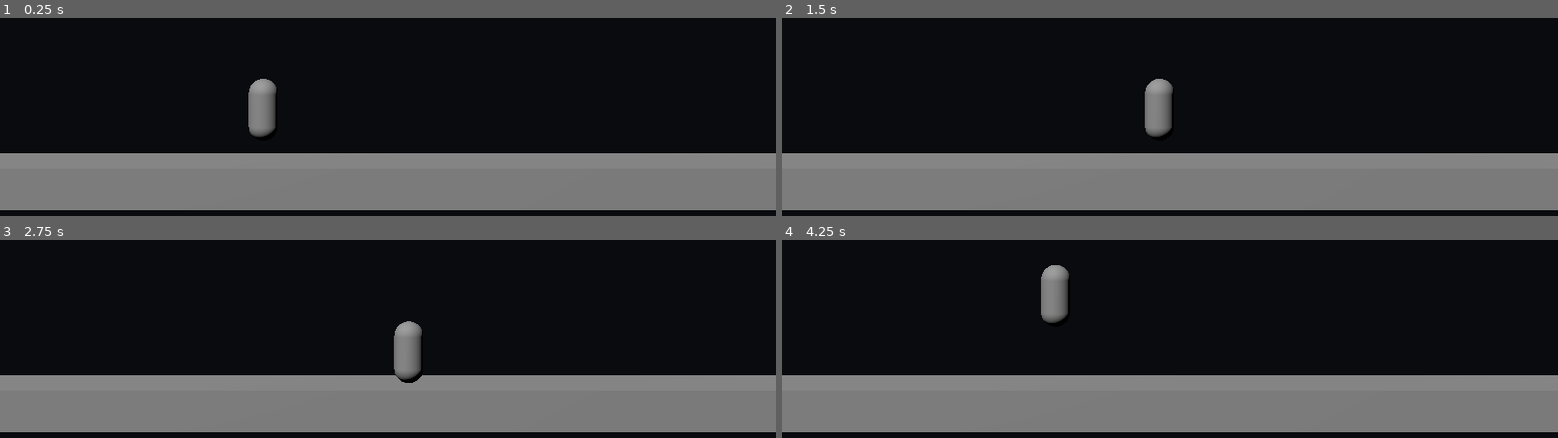
Above: before the commit, frames 1-4 (two rows, left to right).
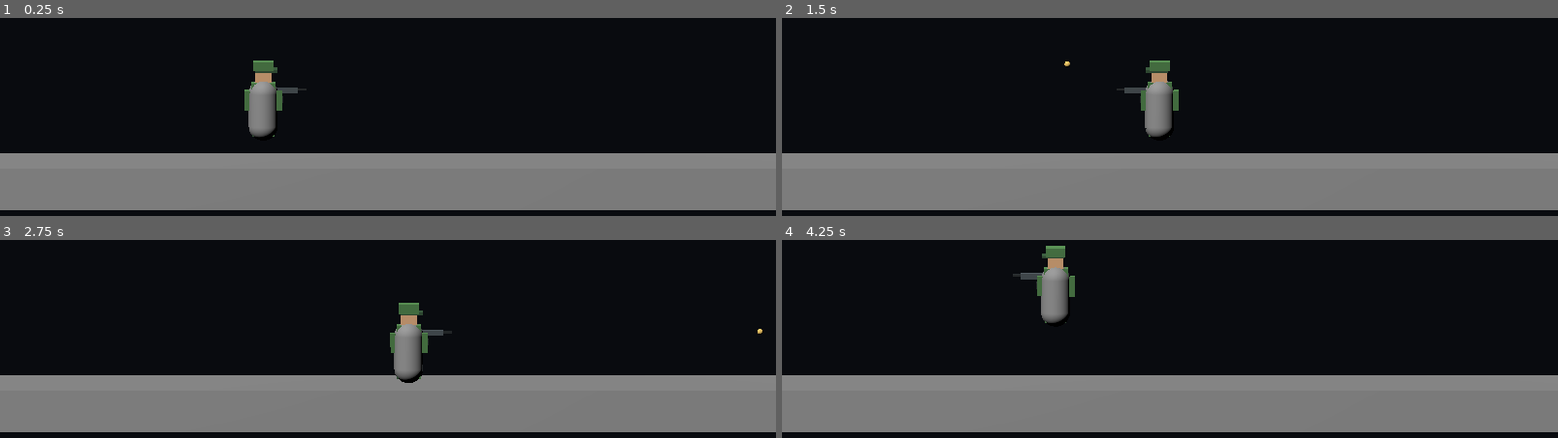
Above: after the commit, the same moments.

Repository: Nurullokhons/almost-hero-android
Game: Godot game, scene res://scenes/main.tscn
Two runs of this game, one before a commit and one after it. Both use one fixed random seed, a clock stepped at 60 frames per second and the inputs below.
Inputs (mouse positions are in pixels of both pictures, inside the frame that each line leads up to):
- Up to frame 1 (0.25 s): no input
- Up to frame 2 (1.5 s): move the mouse to (1340, 97) at 0.52 s; hold D 0.53-1.28 s; hold Ctrl 0.53-1.28 s; click (1340, 97) at 0.67 s; tap Space at 0.77 s; move the mouse to (1014, 140) at 1.27 s; hold A from 1.28 s (still down); tap Ctrl at 1.35 s; click (1014, 140) at 1.42 s
- Up to frame 3 (2.75 s): tap Space at 1.52 s; move the mouse to (465, 243) at 2.02 s; release A at 2.03 s; hold D from 2.03 s (still down); hold Ctrl from 2.03 s (still down); click (465, 243) at 2.17 s
- Up to frame 4 (4.25 s): move the mouse to (1131, 428) at 2.77 s; release D at 2.78 s; release Ctrl at 2.78 s; hold W 2.78-3.53 s; tap Ctrl at 2.85 s; click (1131, 428) at 2.92 s; tap Space at 3.02, 3.77 s; move the mouse to (1402, 406) at 3.52 s; hold A from 3.53 s (still down); hold Ctrl from 3.53 s (still down); click (1402, 406) at 3.67 s

The runs differ from the first frame. In frame 1, 0.5% of the frame differs, in the area x 31-40%, y 21-60%; in frame 2, 0.5%; in frame 3, 0.6%, in the area x 50-99%, y 31-71%; in frame 4, 0.6%.

Commit message:
Build stylized green-armored hero and shooting prototype

Diff:
--- a/game/scripts/player.gd
+++ b/game/scripts/player.gd
@@ -1,21 +1,39 @@
 extends CharacterBody3D
 
-## First playable movement prototype.
-## Keyboard controls are temporary; on-screen Android controls come next.
+## Lightweight procedural hero prototype. All geometry is built from simple meshes
+## so the first version stays small and runs on entry-level Android devices.
 
 @export var move_speed: float = 5.0
 @export var jump_velocity: float = 7.0
 @export var gravity: float = 18.0
+@export var bullet_speed: float = 16.0
 
 var _jump_was_down := false
+var _fire_was_down := false
+var _facing := 1.0
+var _walk_time := 0.0
+var _bullets: Array[Node3D] = []
+var _bullet_directions: Array[float] = []
+var _visual: Node3D
+var _left_leg: Node3D
+var _right_leg: Node3D
+var _left_arm: Node3D
+var _right_arm: Node3D
+var _gun_tip := Vector3(0.75, 1.15, 0.0)
+
+func _ready() -> void:
+	_build_hero()
 
 func _physics_process(delta: float) -> void:
 	var direction := 0.0
-
 	if Input.is_key_pressed(KEY_A) or Input.is_key_pressed(KEY_LEFT):
 		direction -= 1.0
 	if Input.is_key_pressed(KEY_D) or Input.is_key_pressed(KEY_RIGHT):
 		direction += 1.0
+
+	if direction != 0.0:
+		_facing = sign(direction)
+		_visual.scale.x = _facing
 
 	velocity.x = direction * move_speed
 	velocity.z = 0.0
@@ -25,6 +43,109 @@
 		velocity.y -= gravity * delta
 	elif jump_down and not _jump_was_down:
 		velocity.y = jump_velocity
+	_jump_was_down = jump_down
 
-	_jump_was_down = jump_down
+	_walk_time += delta * (8.0 if direction != 0.0 else 2.0)
+	var swing := sin(_walk_time) * 0.48 if direction != 0.0 and is_on_floor() else 0.0
+	_left_leg.rotation.z = swing
+	_right_leg.rotation.z = -swing
+	_left_arm.rotation.z = -swing * 0.55
+	_right_arm.rotation.z = 0.0
+
+	var fire_down := Input.is_mouse_button_pressed(MOUSE_BUTTON_LEFT) or Input.is_key_pressed(KEY_CTRL)
+	if fire_down and not _fire_was_down:
+		_shoot()
+	_fire_was_down = fire_down
+
+	_update_bullets(delta)
 	move_and_slide()
+
+func _build_hero() -> void:
+	_visual = Node3D.new()
+	_visual.name = "HeroVisual"
+	add_child(_visual)
+
+	var green := _material(Color("#477b42"))
+	var dark_green := _material(Color("#294c2e"))
+	var light_green := _material(Color("#78a95b"))
+	var skin := _material(Color("#d6a477"))
+	var visor := _material(Color("#263c49"), 0.15)
+	var metal := _material(Color("#424b50"))
+	var black := _material(Color("#171d20"))
+
+	_add_box(_visual, "Torso armor", Vector3(0, 0.98, 0), Vector3(0.58, 0.68, 0.34), green)
+	_add_box(_visual, "Chest plate", Vector3(0.04, 1.03, -0.19), Vector3(0.34, 0.32, 0.035), light_green)
+	_add_box(_visual, "Belt", Vector3(0, 0.61, 0), Vector3(0.56, 0.12, 0.36), dark_green)
+
+	var head := _add_box(_visual, "Head", Vector3(0, 1.52, 0), Vector3(0.38, 0.38, 0.32), skin)
+	_add_box(_visual, "Green helmet", Vector3(0, 1.72, 0), Vector3(0.48, 0.22, 0.4), green)
+	_add_box(_visual, "Helmet brim", Vector3(0.07, 1.61, -0.02), Vector3(0.54, 0.07, 0.42), dark_green)
+	_add_box(_visual, "Visor", Vector3(0.04, 1.53, -0.174), Vector3(0.29, 0.12, 0.025), visor)
+
+	_left_leg = _make_limb("Left leg", Vector3(-0.16, 0.48, 0), Vector3(0.2, 0.48, 0.25), dark_green)
+	_right_leg = _make_limb("Right leg", Vector3(0.16, 0.48, 0), Vector3(0.2, 0.48, 0.25), green)
+	_visual.add_child(_left_leg)
+	_visual.add_child(_right_leg)
+	_add_box(_left_leg, "Boot", Vector3(0.04, -0.2, -0.04), Vector3(0.25, 0.16, 0.34), black)
+	_add_box(_right_leg, "Boot", Vector3(0.04, -0.2, -0.04), Vector3(0.25, 0.16, 0.34), black)
+
+	_left_arm = _make_limb("Left arm", Vector3(-0.36, 1.12, 0), Vector3(0.19, 0.48, 0.25), green)
+	_right_arm = _make_limb("Right arm", Vector3(0.36, 1.13, 0), Vector3(0.19, 0.48, 0.25), green)
+	_visual.add_child(_left_arm)
+	_visual.add_child(_right_arm)
+	_add_box(_left_arm, "Glove", Vector3(0.02, -0.23, -0.02), Vector3(0.2, 0.14, 0.25), black)
+	_add_box(_right_arm, "Glove", Vector3(0.02, -0.23, -0.02), Vector3(0.2, 0.14, 0.25), black)
+
+	_add_box(_visual, "Rifle body", Vector3(0.55, 1.12, -0.04), Vector3(0.58, 0.13, 0.13), metal)
+	_add_box(_visual, "Rifle barrel", Vector3(0.88, 1.14, -0.04), Vector3(0.3, 0.055, 0.06), black)
+	_add_box(_visual, "Rifle stock", Vector3(0.27, 1.08, -0.04), Vector3(0.18, 0.2, 0.12), dark_green)
+
+func _make_limb(label: String, pivot: Vector3, size: Vector3, mat: Material) -> Node3D:
+	var node := Node3D.new()
+	node.name = label
+	node.position = pivot
+	_add_box(node, "Armor", Vector3(0, -size.y * 0.5, 0), size, mat)
+	return node
+
+func _add_box(parent: Node3D, label: String, pos: Vector3, dimensions: Vector3, mat: Material) -> MeshInstance3D:
+	var mesh_node := MeshInstance3D.new()
+	mesh_node.name = label
+	var mesh := BoxMesh.new()
+	mesh.size = dimensions
+	mesh_node.mesh = mesh
+	mesh_node.material_override = mat
+	mesh_node.position = pos
+	parent.add_child(mesh_node)
+	return mesh_node
+
+func _material(color: Color, metallic: float = 0.0) -> StandardMaterial3D:
+	var mat := StandardMaterial3D.new()
+	mat.albedo_color = color
+	mat.metallic = metallic
+	mat.roughness = 0.82
+	return mat
+
+func _shoot() -> void:
+	var bullet := MeshInstance3D.new()
+	var mesh := SphereMesh.new()
+	mesh.radius = 0.07
+	mesh.height = 0.14
+	bullet.mesh = mesh
+	bullet.material_override = _material(Color("#ffd36a"), 0.2)
+	bullet.position = global_position + Vector3(_gun_tip.x * _facing, _gun_tip.y, _gun_tip.z)
+	get_parent().add_child(bullet)
+	_bullets.append(bullet)
+	_bullet_directions.append(_facing)
+
+func _update_bullets(delta: float) -> void:
+	for i in range(_bullets.size() - 1, -1, -1):
+		var bullet := _bullets[i]
+		if not is_instance_valid(bullet):
+			_bullets.remove_at(i)
+			_bullet_directions.remove_at(i)
+			continue
+		bullet.position.x += _bullet_directions[i] * bullet_speed * delta
+		if absf(bullet.position.x - global_position.x) > 24.0:
+			bullet.queue_free()
+			_bullets.remove_at(i)
+			_bullet_directions.remove_at(i)
